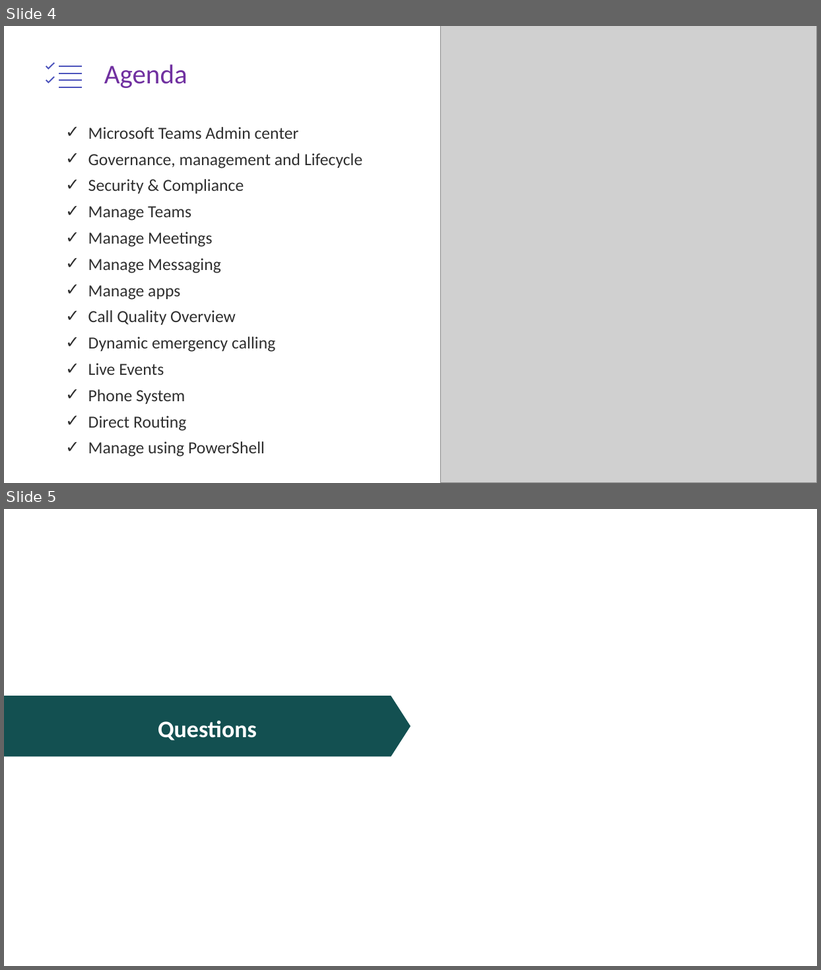
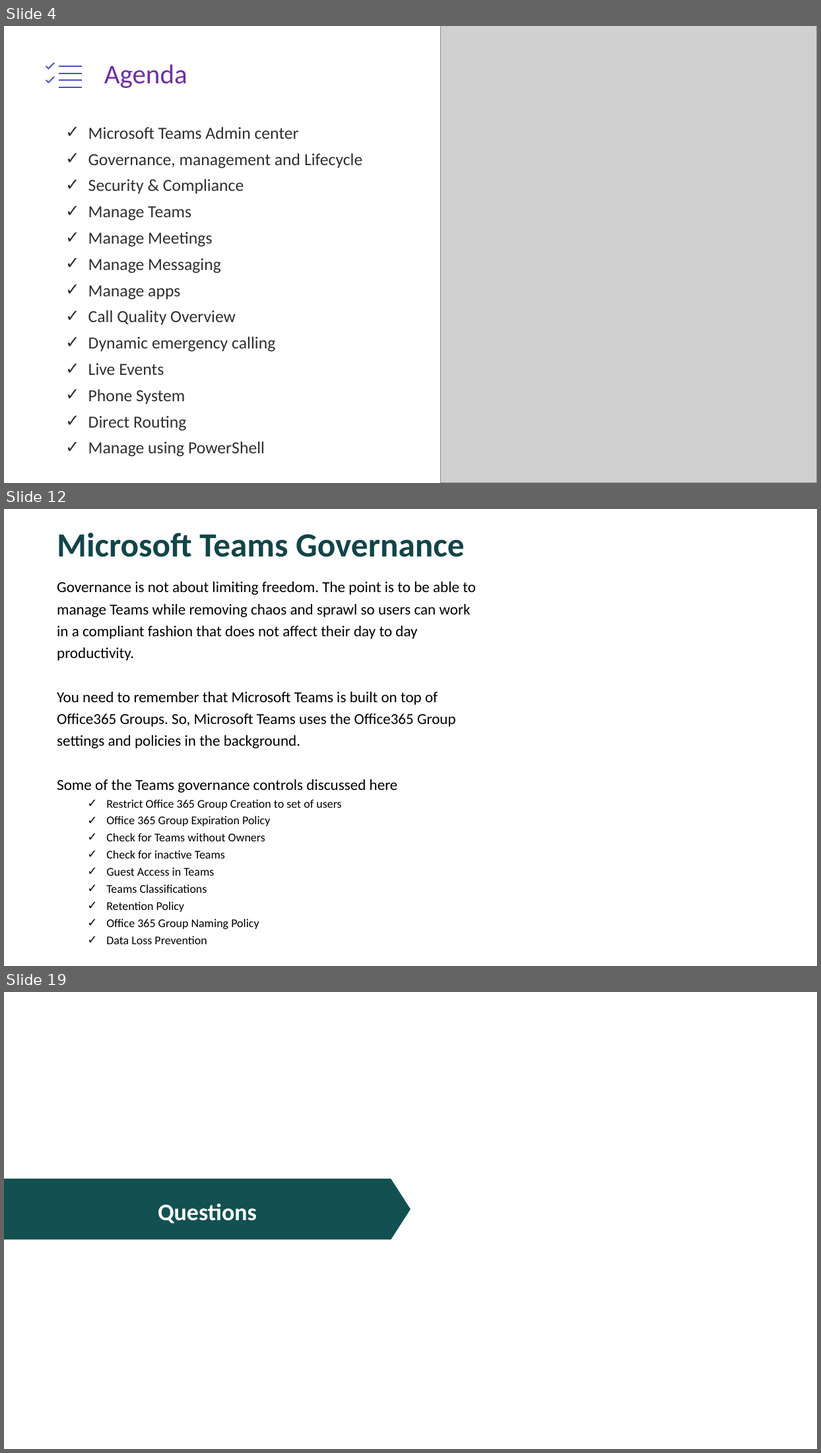
Before and after one commit to JPOWER4/MicrosoftTeams, a slide deck: MicrosoftTeams-Admin.pptx. Shown one above the other, each under a label of ours: slides 4 and 5 before the commit, slides 4, 12 and 19 after it; the slides between them are not shown. The pictures are 821x970 and 821x1453 pixels, drawn with LibreOffice and Linux fonts; fonts in the diff are those of the drawing; grey boxes stand for pictures. Boxes give left, top, right and bottom in pixels: in the first picture for what was removed or moved away, otherwise in the second. Text is boxed around its words. In the diff, an @@ line names an element or a change of style, - is before the commit and + after.

```diff
--- a/MicrosoftTeams-Admin.pptx
+++ b/MicrosoftTeams-Admin.pptx
@@ slide 12 added at (x1=4, y1=509, x2=817, y2=966), background #FFFFFF @@
@@ title added at (x1=57, y1=533, x2=464, y2=557), 40 pt, text #124548, bold @@
+Microsoft Teams Governance
@@ text added at (x1=57, y1=582, x2=476, y2=945), 18 pt, text #000000 @@
+Governance is not about limiting freedom. The point is to be able to manage Teams while removing chaos and sprawl so users can work in a compliant fashion that does not affect their day to day productivity.
+You need to remember that Microsoft Teams is built on top of Office365 Groups. So, Microsoft Teams uses the Office365 Group settings and policies in the background.
+Some of the Teams governance controls discussed here
+  ✓ Restrict Office 365 Group Creation to set of users
+  ✓ Office 365 Group Expiration Policy
+  ✓ Check for Teams without Owners
+  ✓ Check for inactive Teams
+  ✓ Guest Access in Teams
+  ✓ Teams Classifications
+  ✓ Retention Policy
+  ✓ Office 365 Group Naming Policy
+  ✓ Data Loss Prevention
@@ what was slide 5 is now slide 19 @@
```
Also in this commit, not shown: 13 other slides added, 16 other files.
